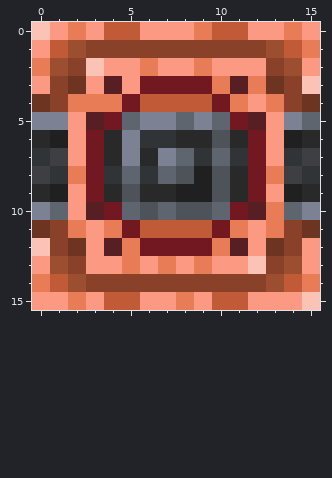
File history of a pixel-art file, asset-sources/texture/block/kinetic_interface_rail/top/depowered.aseprite. This is how it looked before the edit.
16x16 pixels, 1 frame.
After:
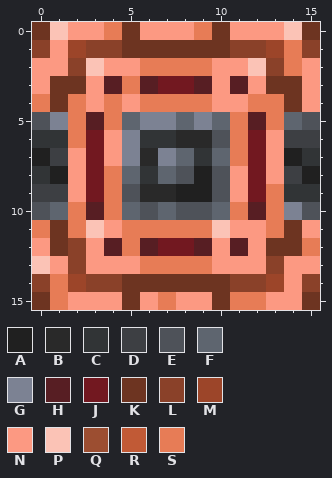
Palette (. is transparent): A #202020  B #292929  C #313436  D #3d3f43  E #4e5259  F #5e656f  G #7c8293  H #571e23  J #721820  K #6d3421  L #8a4129  M #9c4529  N #fc9982  P #fbc3b6  Q #9c4e31  R #c15a36  S #e77c56
Difference:
@@ x 0..15 @@
- 0 PNSNRRNNNSRRNNSN
- 1 NRQLLLLLLLLLLQRS
- 2 SQLPNNSNNSNNNLQN
- 3 NLKNHNJJJJSHSKLP
- 4 KLSSSJRRRRJSNSLK
- 5 GGNHJFGGFGFJHNGF
- 6 BANJBGCCBBEBJNAB
- 7 CDNJBGBGFCFCJNCD
- 8 DCSJCFCFEAEBJSDC
- 9 BANJBEBBAAEBJNAB
-10 GFNHJFEFEEFJHSFG
-11 KLSNSJRRRRJSNSLK
-12 PLKNHSJJJJSHNKLN
-13 NQLNNSNSNSNNPLQN
-14 SRQLLLLLLLLLLQRS
-15 NNSNRRNNSNRRNNNP
+ 0 KPNNSKNNNSKNNNPK
+ 1 LNMLLKKKKKKLLMSL
+ 2 NNLPNNSSSSNNPLSN
+ 3 NKKNHSHJJHNHNKKN
+ 4 SKSNSNSSSSNNSSKN
+ 5 EGSHSFGGFGFSHSFE
+ 6 CCSJNGCCBBESJNDD
+ 7 ADNJNGBGFCFSJNAC
+ 8 CANJSFCFEAENJNDA
+ 9 DDNJSEBBAAENJSCC
+10 EFSHSFEFEEFSHSGE
+11 SKSPNSSSSSPNNSKN
+12 NKLNHSHJJHNHNKKS
+13 PNLNNNSSSSNNNLNN
+14 LSMLLKKKKKKLLMNL
+15 KSNNNKNSNNKSSNNK
